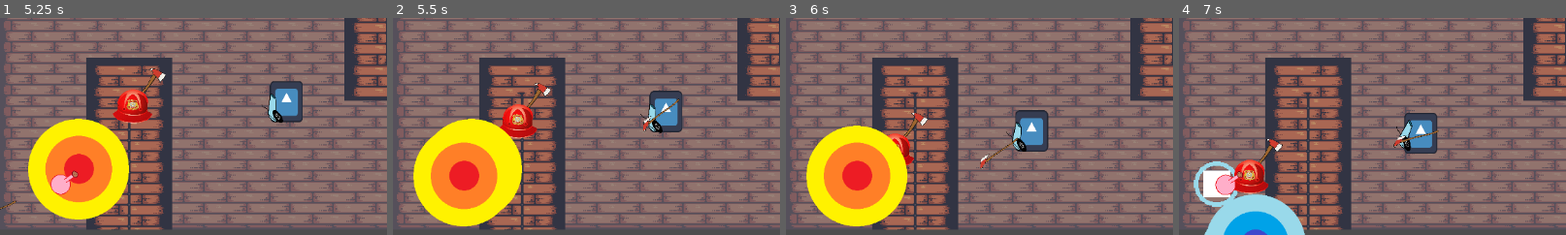
Above: before the commit, frames 1-4 (left to right).
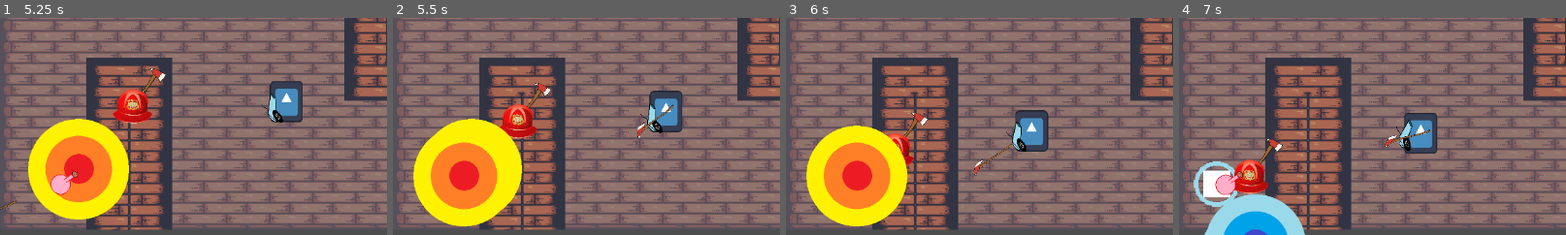
Above: after the commit, the same moments.

Repository: K-O-META/Alchemy_Prot_1
Game: Godot game, scene res://Stages/MenuStage/menu_stage.tscn
The game is run twice, just before and just after one commit, with the same random seed, the same clock (stepped at 60 frames per second) and the same inputs. The engine's default icon, where the game draws it, is replaced by a stand-in: a white triangle on a blue panel in a dark square.
Inputs (mouse positions are % of the whole screen's width and height, from its top left):
- Up to frame 1 (5.25 s): click "Start" at 0.5 s; click "Next" at 1.25 s; click "Next" at 2 s; click "PLAY!" at 2.75 s; move the mouse to (72, 45) at 3.52 s; hold E (potion_switch_right) 3.53-4.28 s; click (72, 45) at 3.6 s; move the mouse to (30, 55) at 4.27 s; hold Down (ui_down) 4.28-5.03 s; click (30, 55) at 4.35 s; move the mouse to (60, 28) at 5.02 s; hold E (potion_switch_right) from 5.03 s (still down); click (60, 28) at 5.1 s
- Up to frame 2 (5.5 s): keep holding E (potion_switch_right)
- Up to frame 3 (6 s): move the mouse to (45, 70) at 5.77 s; release E (potion_switch_right) at 5.78 s; hold Up (ui_up) from 5.78 s (still down); click (45, 70) at 5.85 s
- Up to frame 4 (7 s): move the mouse to (80, 65) at 6.52 s; release Up (ui_up) at 6.53 s; hold Q (potion_switch_left) from 6.53 s (still down); click (80, 65) at 6.6 s
The pictures show only the part of the screen within x 0-50%, y 50-100%; the shares and areas given below are measured in that part.

Frame 1 is identical in both runs. In frame 2, 0.3% of the frame differs, in the area x 63-74%, y 37-56%; in frame 3, 0.3%; in frame 4, 0.3%, in the area x 53-68%, y 51-60%.

Commit message:
Fix arrow's bugs

Diff:
--- a/Entities/Weapons/arrow.gd
+++ b/Entities/Weapons/arrow.gd
@@ -16,8 +16,9 @@
 	if bow == null:
 		queue_free()
 		return
+	await get_tree().process_frame
 	reparent(bow)
-	position = Vector2.ZERO
+	position = Vector2(-22.0, 0)
 	rotation = 0
 	is_shoot = false
 
--- a/Entities/Weapons/axe.gd
+++ b/Entities/Weapons/axe.gd
@@ -19,13 +19,13 @@
 	is_attacking = true
 	hitbox.monitoring = true
 	await rotate_360()
-	reset()
 
 
 func rotate_360() -> void:
 	var tween = create_tween()
 	tween.tween_property(self, "rotation_degrees", 360, 0.2).as_relative()
 	await tween.finished
+	reset()
 
 
 func _on_hitbox_body_entered(body: Node2D) -> void:
